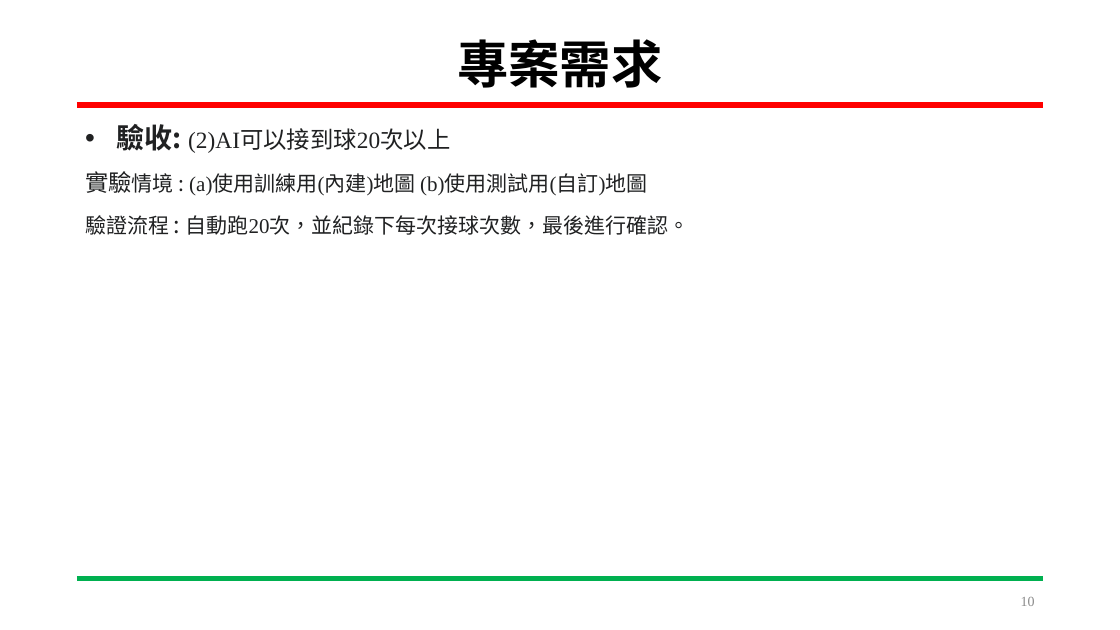
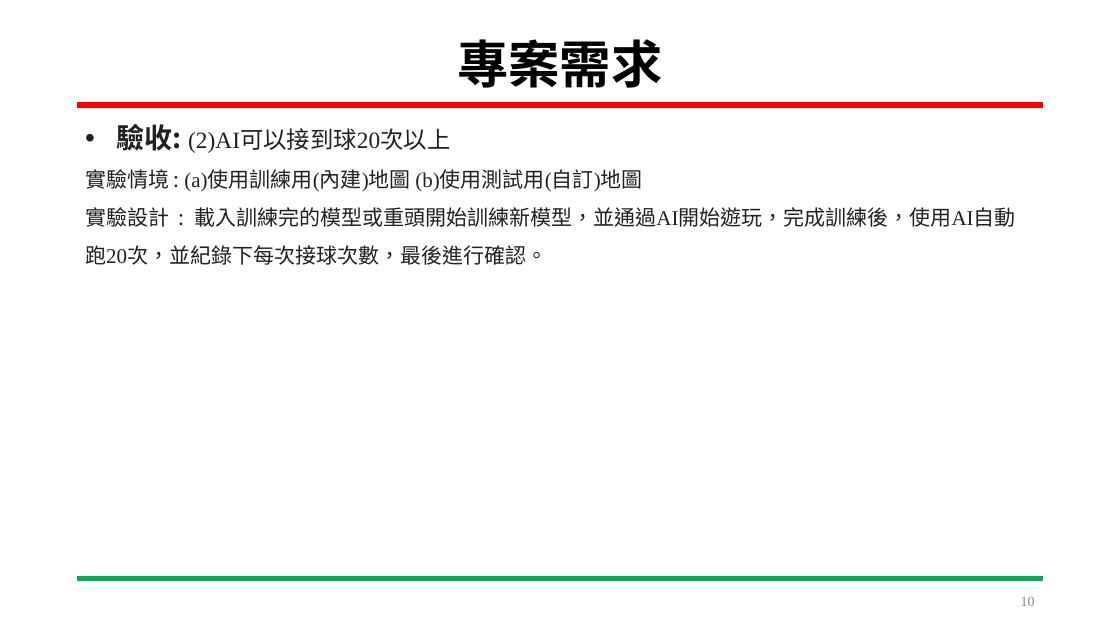
Before and after one commit to HOURFA/ML, a slide deck: slide 10 of final_project/DevelopmentLog/ML_finalproject.pptx. Drawn at 1120x630 pixels with LibreOffice and Linux fonts; fonts in the diff are those of the drawing. Boxes give left, top, right and bottom in pixels: in the first picture for what was removed or moved away, otherwise in the second. Text is boxed around its words. In the diff, an @@ line names an element or a change of style, - is before the commit and + after.

```diff
--- a/final_project/DevelopmentLog/ML_finalproject.pptx
+++ b/final_project/DevelopmentLog/ML_finalproject.pptx
@@ text at [85, 169, 642, 191]: size 20 to 18 pt in "實驗情境" @@
@@ text at [85, 207, 1015, 265]: text changed; font Noto Sans CJK SC to Times New Roman @@
-驗證流程 : 自動跑20次，並紀錄下每次接球次數，最後進行確認。
+實驗設計 : 載入訓練完的模型或重頭開始訓練新模型，並通過AI開始遊玩，完成訓練後，使用AI自動跑20次，並紀錄下每次接球次數，最後進行確認。
```
Also in this commit, not shown: 9 other slides changed, 2 slides added, 1 other file.
